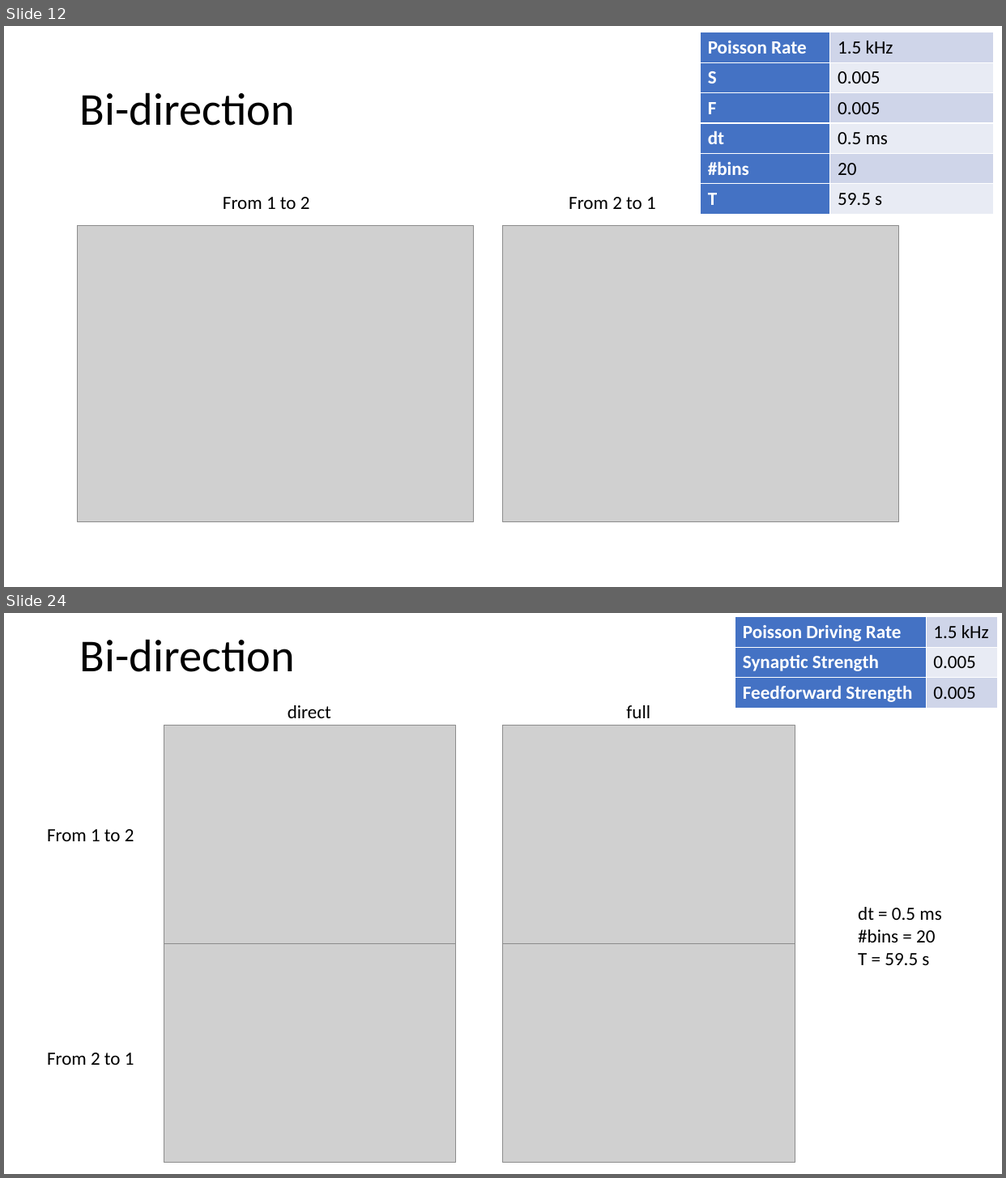
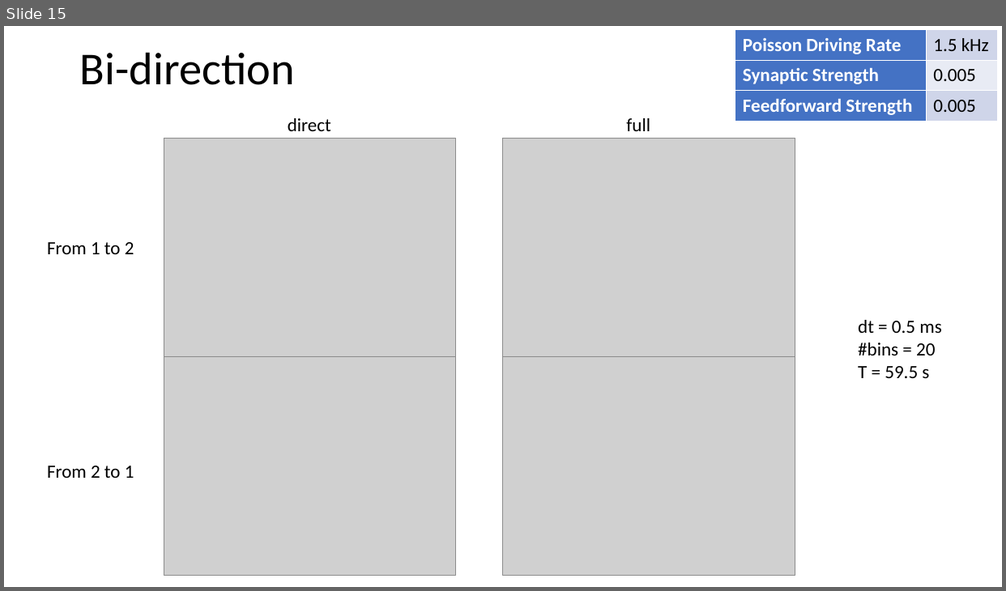
Before and after one commit to NeoNeuron/IF-neuronal-network, a slide deck: reports/oct31/Recent numerical results related to neuronal network simulation.pptx. Shown one above the other, each under a label of ours: slides 12 and 24 before the commit, slide 15 after it; the slides between them are not shown. The pictures are 1006x1178 and 1006x591 pixels, drawn with LibreOffice and Linux fonts; fonts in the diff are those of the drawing; grey boxes stand for pictures. Boxes give left, top, right and bottom in pixels: in the first picture for what was removed or moved away, otherwise in the second. Text is boxed around its words. In the diff, an @@ line names an element or a change of style, - is before the commit and + after.

```diff
--- a/reports/oct31/Recent numerical results related to neuronal network simulation.pptx
+++ b/reports/oct31/Recent numerical results related to neuronal network simulation.pptx
@@ slide 12 removed at [4, 26, 1002, 587], background #FFFFFF @@
@@ table removed at [701, 32, 994, 214], 6 rows, 2 columns @@
-Poisson Rate | 1.5 kHz
-S | 0.005
-F | 0.005
-dt | 0.5 ms
-#bins | 20
-T | 59.5 s
@@ title removed at [80, 92, 295, 126] @@
-Bi-direction
@@ text removed at [223, 197, 310, 209] @@
-From 1 to 2
@@ text removed at [569, 197, 656, 209] @@
-From 2 to 1
@@ picture removed at [78, 226, 473, 523] @@
@@ picture removed at [503, 226, 898, 523] @@
@@ what was slide 24 is now slide 15 @@
```
Also in this commit, not shown: 17 slides changed, 1 slide added, 12 other slides removed, 44 other files.
